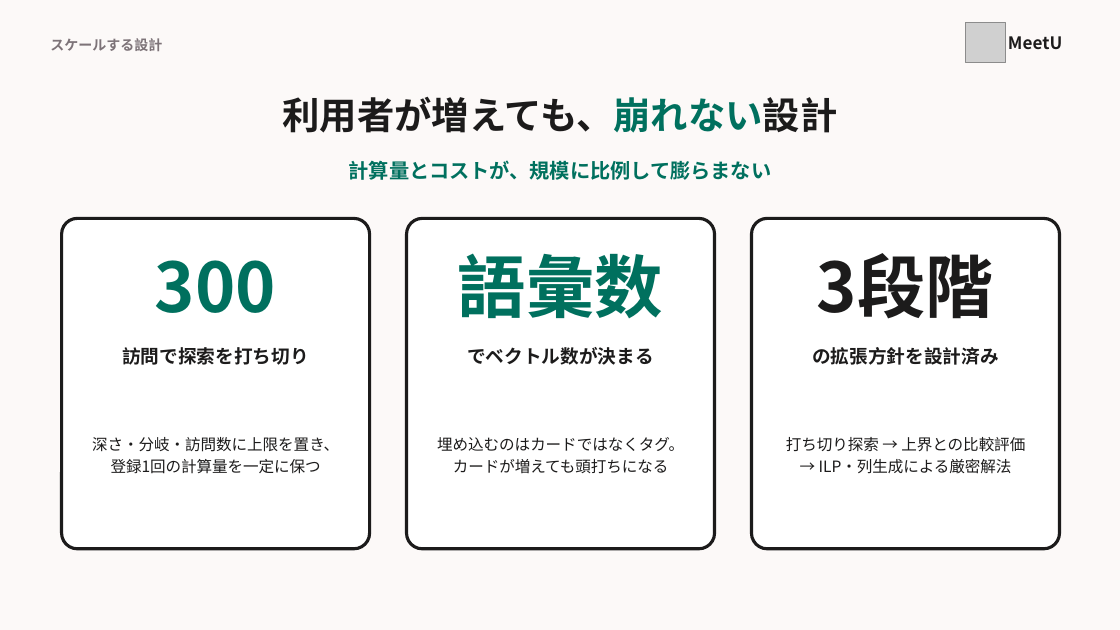
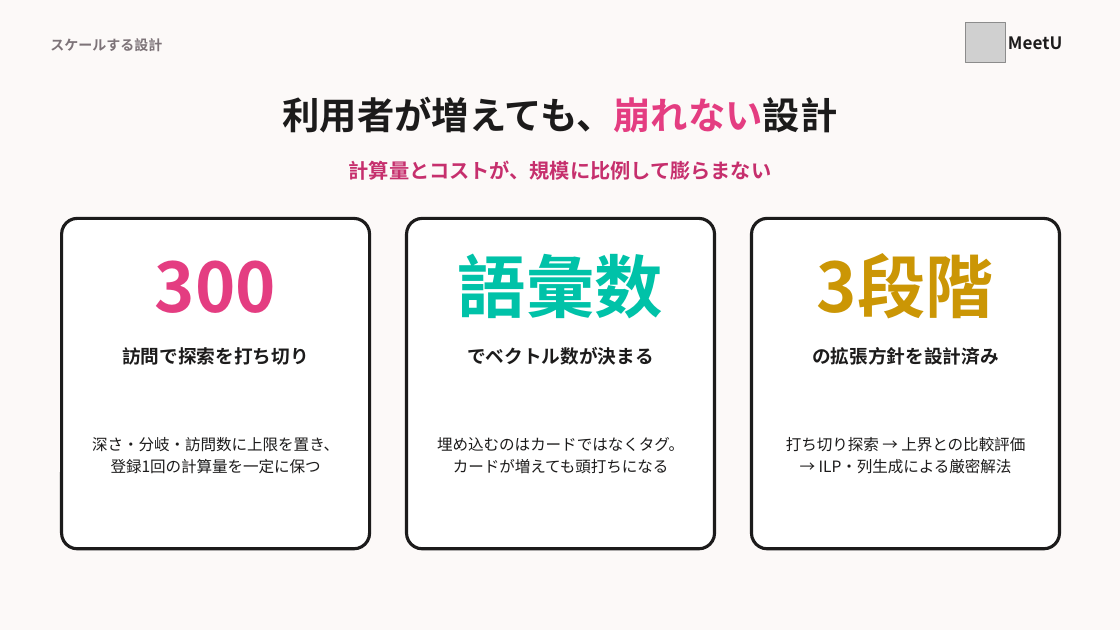
Before and after one commit to MurakamiHonami/MeetU, a slide deck: slide 21 of slide/MeetU_pitch.pptx. Drawn at 1120x630 pixels with LibreOffice and Linux fonts; fonts in the diff are those of the drawing; grey boxes stand for pictures. Boxes give left, top, right and bottom in pixels: in the first picture for what was removed or moved away, otherwise in the second. Text is boxed around its words. In the diff, an @@ line names an element or a change of style, - is before the commit and + after.

```diff
--- a/slide/MeetU_pitch.pptx
+++ b/slide/MeetU_pitch.pptx
@@ text "利用者が増えても、崩れない設計" at [282,97,837,133]: text colour #00705E to #E43D81 in "利用者が増えても、崩れない設計" @@
@@ text "計算量とコストが、規模に比例して膨らまない" at [349,160,771,180]: text colour #00705E to #C62F6D @@
@@ text "300" at [155,260,276,313]: text colour #00705E to #E43D81 @@
@@ text "語彙数" at [458,253,663,318]: text colour #00705E to #00C2A8 @@
@@ text "3段階" at [817,253,994,319]: text colour #1C1B1B to #CB9605 @@
```
Also in this commit, not shown: 21 other slides changed, 12 other files.
